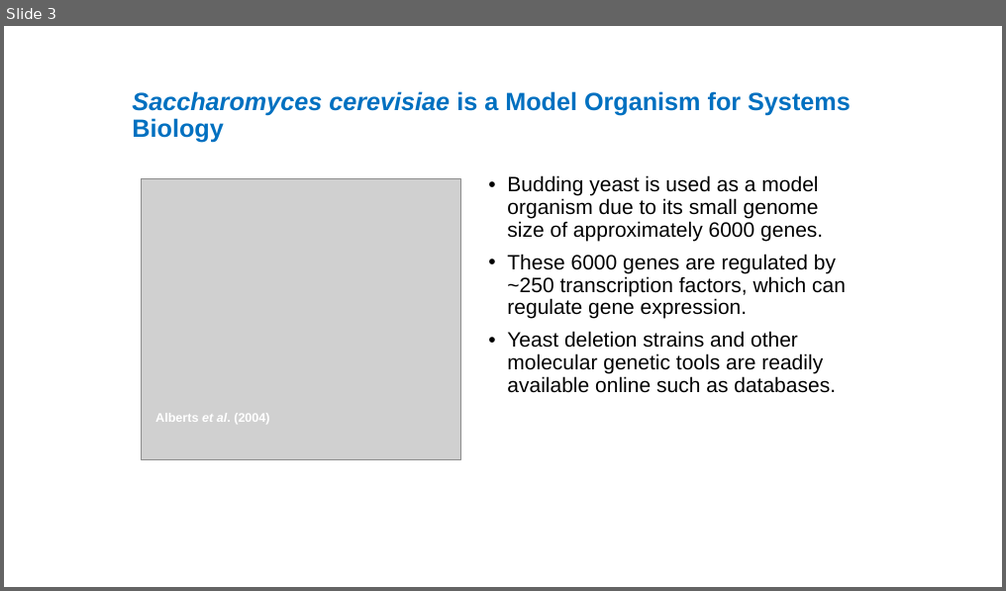
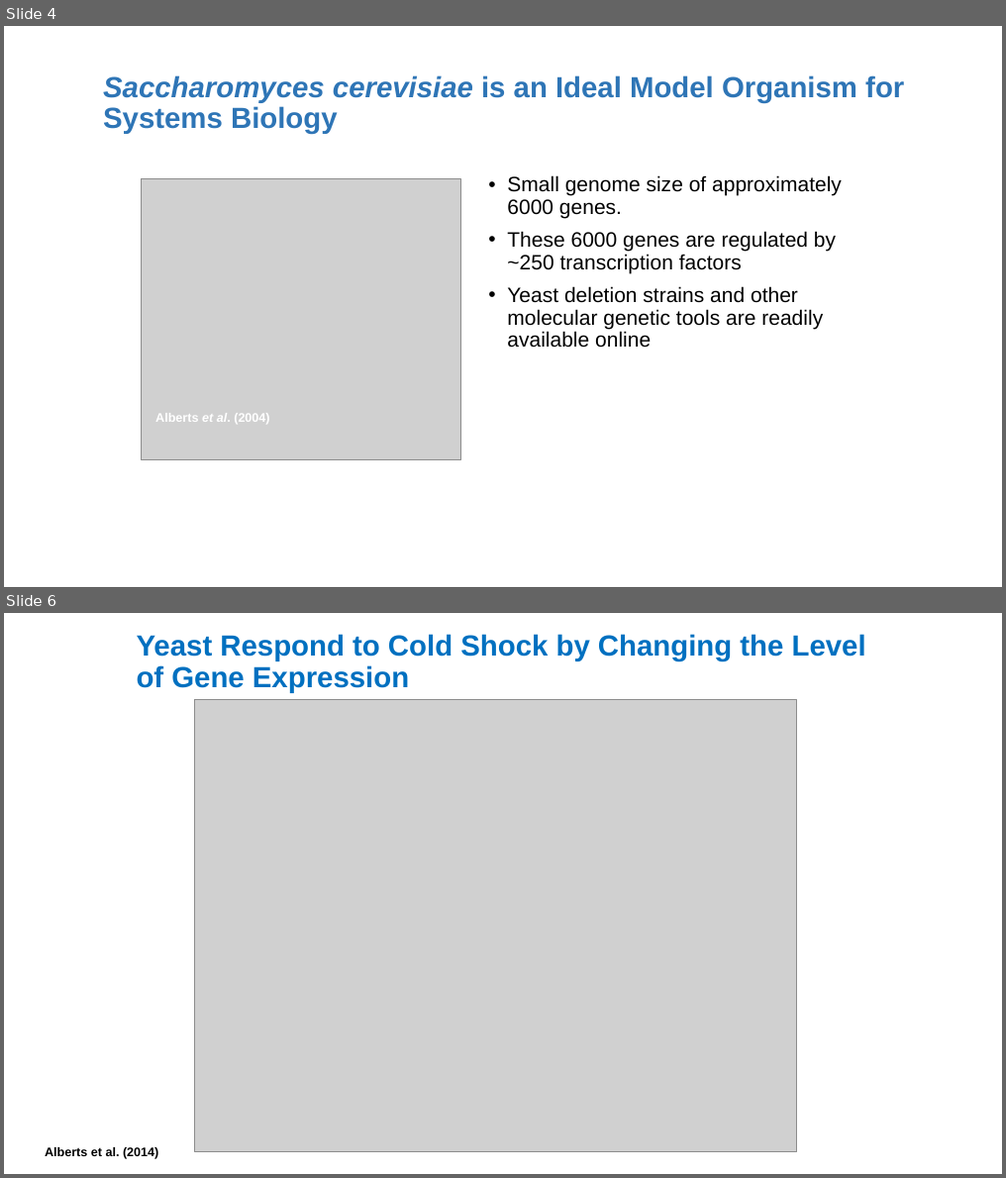
Before and after one commit to kdahlquist/GRNmap, a slide deck: documents/presentations/LMUURS17_NEW.pptx. Shown one above the other, each under a label of ours: slide 3 before the commit, slides 4 and 6 after it; the slides between them are not shown. The pictures are 1006x591 and 1006x1178 pixels, drawn with LibreOffice and Linux fonts; fonts in the diff are those of the drawing; grey boxes stand for pictures. Boxes give left, top, right and bottom in pixels: in the first picture for what was removed or moved away, otherwise in the second. Text is boxed around its words. In the diff, an @@ line names an element or a change of style, - is before the commit and + after.

```diff
--- a/documents/presentations/LMUURS17_NEW.pptx
+++ b/documents/presentations/LMUURS17_NEW.pptx
@@ slide 6 added at (4,613,1002,1174), background #FFFFFF @@
@@ title added at (137,634,866,693), 28 pt, text #0070C0, bold @@
+Yeast Respond to Cold Shock by Changing the Level of Gene Expression
@@ picture added at (194,700,797,1152) @@
@@ text added at (45,1148,158,1159), 12 pt, text #000000, bold @@
+Alberts et al. (2014)
@@ what was slide 3 is now slide 4 @@
@@ slide 4 changed as well @@
@@ title at (103,76,904,134): text changed; size 24 to 28 pt; text colour #0070C0 to #2E75B6 @@
-Saccharomyces cerevisiae is a Model Organism for Systems Biology
+Saccharomyces cerevisiae is an Ideal Model Organism for Systems Biology
@@ text at (507,175,842,348): text changed @@
-• Budding yeast is used as a model organism due to its small genome size of approximately 6000 genes.
-• These 6000 genes are regulated by ~250 transcription factors, which can regulate gene expression.
-• Yeast deletion strains and other molecular genetic tools are readily available online such as databases.
+• Small genome size of approximately 6000 genes.
+• These 6000 genes are regulated by ~250 transcription factors
+• Yeast deletion strains and other molecular genetic tools are readily available online
```
Also in this commit, not shown: 14 other slides changed, 7 other slides added, 1 slide removed.
